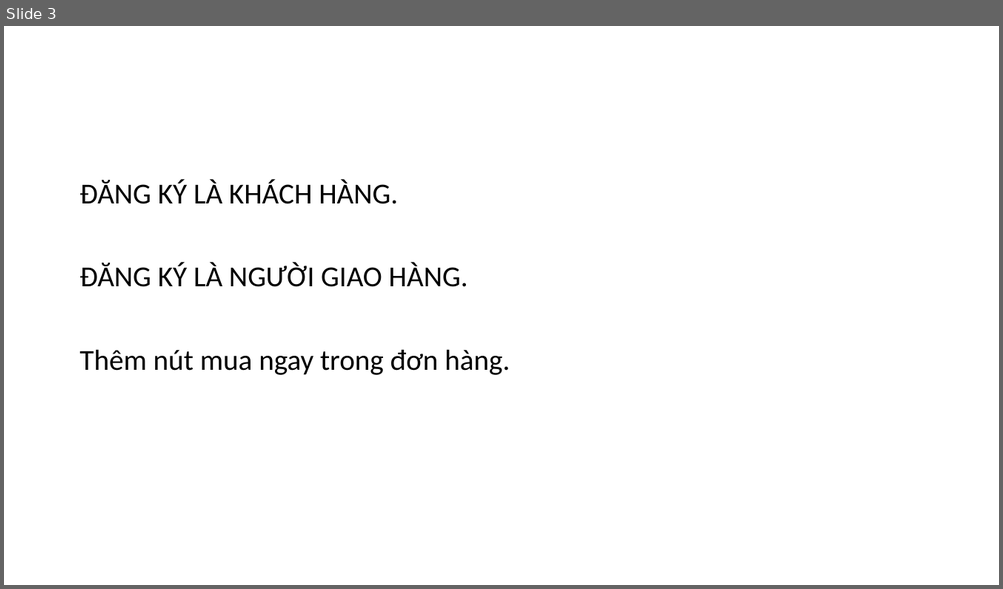
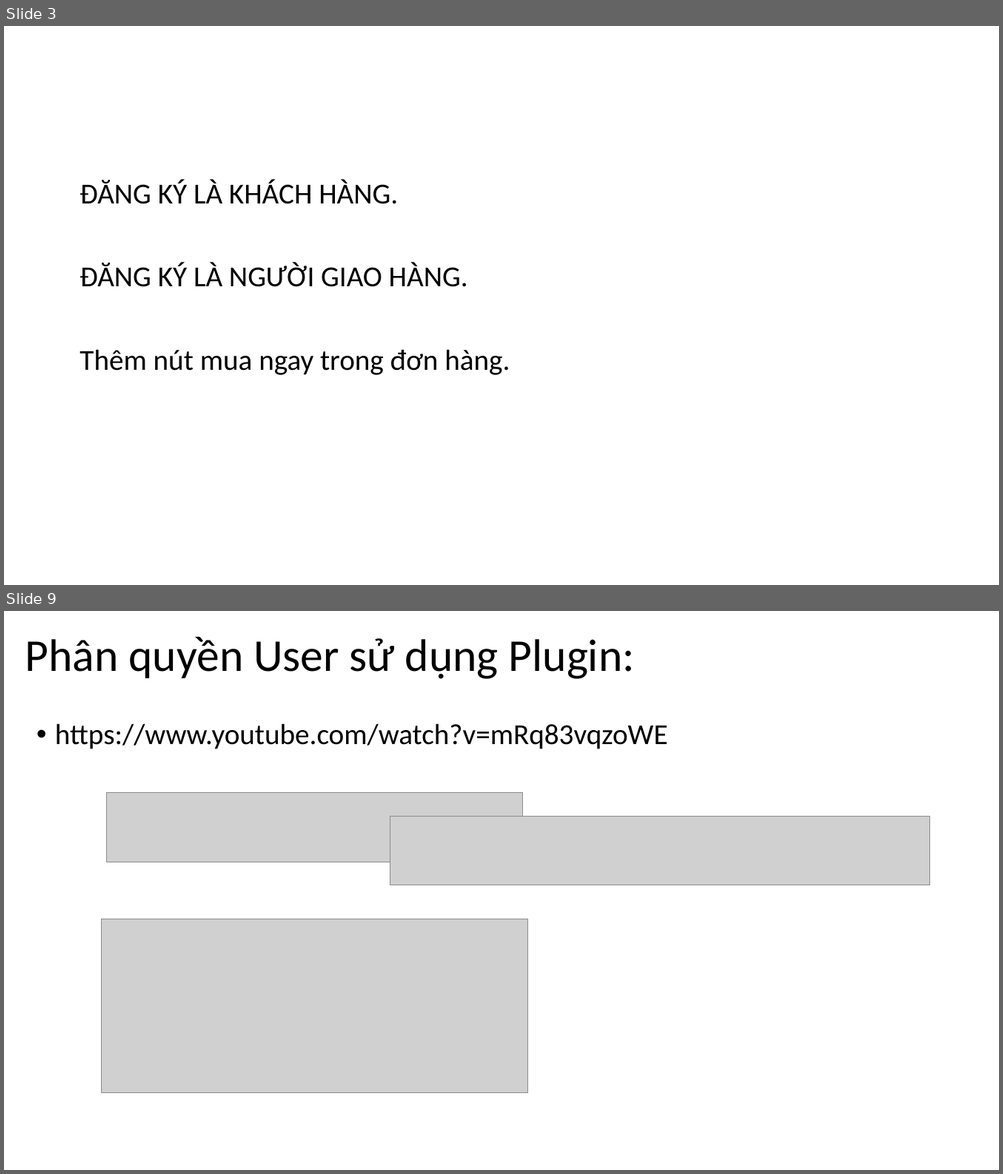
Before and after one commit to DangVanDoan05/WordPress, a slide deck: Quản trị người dùng sử dụng trang website, quản trị đơn hàng.pptx. Shown one above the other, each under a label of ours: slide 3 before the commit, slides 3 and 9 after it; the slides between them are not shown. The pictures are 1003x589 and 1003x1174 pixels, drawn with LibreOffice and Linux fonts; fonts in the diff are those of the drawing; grey boxes stand for pictures. Boxes give left, top, right and bottom in pixels: in the first picture for what was removed or moved away, otherwise in the second. Text is boxed around its words. In the diff, an @@ line names an element or a change of style, - is before the commit and + after.

```diff
--- a/Quản trị người dùng sử dụng trang website, quản trị đơn hàng.pptx
+++ b/Quản trị người dùng sử dụng trang website, quản trị đơn hàng.pptx
@@ slide 9 added at (4, 611, 999, 1170), background #FFFFFF @@
@@ title added at (25, 636, 634, 679), 44 pt, text #000000 @@
+Phân quyền User sử dụng Plugin:
@@ text added at (55, 723, 668, 749), 28 pt, text #000000 @@
+• https://www.youtube.com/watch?v=mRq83vqzoWE
@@ picture added at (106, 793, 523, 863) @@
@@ picture added at (390, 816, 930, 886) @@
@@ picture added at (101, 919, 528, 1093) @@
```
Also in this commit, not shown: 2 slides changed, 7 other slides added, 1 other file.
